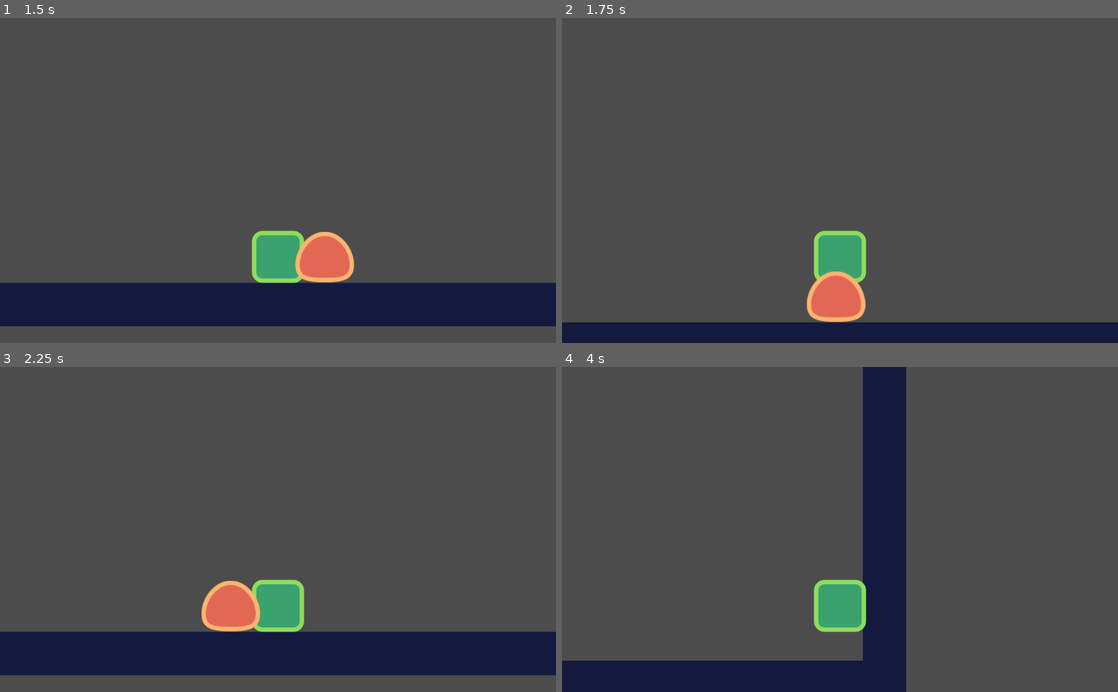
Above: before the commit, frames 1-4 (two rows, left to right).
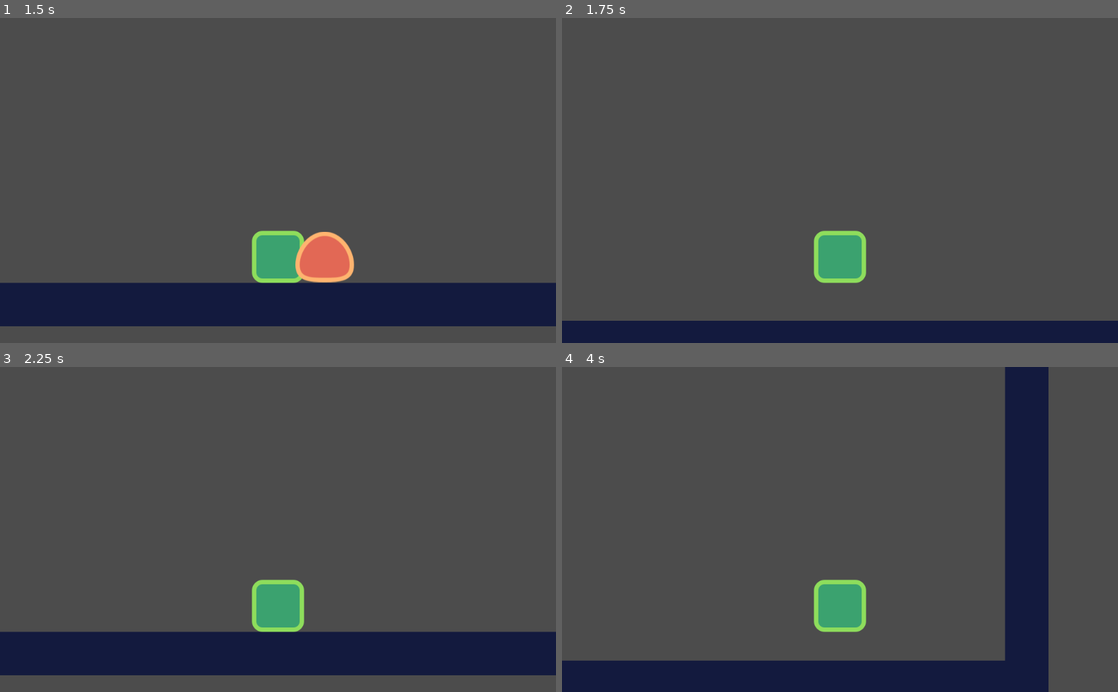
Above: after the commit, the same moments.

Repository: mai-soup/2DPlatformerGodot
Game: Godot game, scene res://src/Levels/LevelTemplate.tscn
Two runs of this game, one before a commit and one after it. Both use one fixed random seed, a clock stepped at 60 frames per second and the inputs below. The project has no main scene, so this scene is started directly.
Inputs:
- Up to frame 1 (1.5 s): tap Enter at 0.5 s; hold D (move_right) from 0.53 s (still down); tap W (jump) at 0.77 s
- Up to frame 2 (1.75 s): keep holding D (move_right); tap W (jump) at 1.52 s
- Up to frame 3 (2.25 s): release D (move_right) at 2.03 s; hold A (move_left) from 2.03 s (still down)
- Up to frame 4 (4 s): tap Space at 2.75 s; release A (move_left) at 2.78 s; hold D (move_right) from 2.78 s (still down); tap W (jump) at 3.02, 3.77 s

Frame 1 is identical in both runs. In frame 2, 1.8% of the frame differs, in the area x 0-100%, y 77-94%; in frame 3, 1.4%; in frame 4, 17%, in the area x 54-88%, y 0-100%.

Commit message:
make enemy killable by jumping on top of it

Diff:
--- a/src/Actors/Enemy.gd
+++ b/src/Actors/Enemy.gd
@@ -6,6 +6,15 @@
 	set_physics_process(false)
 	# initially move left, towards the player
 	_velocity.x = -speed.x
+
+func _on_StompDetector_body_entered(body: Node) -> void:
+	# if the player is below the detector, do nothing
+	if body.global_position.y > get_node("StompDetector").global_position.y:
+		return
+
+	# otherwise, make sure enemy can't be collided with and delete it
+	get_node("CollisionShape2D").disabled = true
+	queue_free()
 
 func _physics_process(delta: float) -> void:
 	# fall if not on ground
--- a/src/Actors/Enemy.tscn
+++ b/src/Actors/Enemy.tscn
@@ -1,10 +1,13 @@
-[gd_scene load_steps=4 format=2]
+[gd_scene load_steps=5 format=2]
 
 [ext_resource path="res://src/Actors/Enemy.gd" type="Script" id=1]
 [ext_resource path="res://assets/enemy.png" type="Texture" id=2]
 
 [sub_resource type="RectangleShape2D" id=1]
 extents = Vector2( 39.5, 36.5 )
+
+[sub_resource type="RectangleShape2D" id=2]
+extents = Vector2( 43.5, 8.75 )
 
 [node name="Enemy" type="KinematicBody2D"]
 collision_layer = 2
@@ -23,3 +26,15 @@
 position = Vector2( -1, -48 )
 scale = Vector2( 5.39809, 4.75959 )
 physics_process_parent = true
+
+[node name="StompDetector" type="Area2D" parent="."]
+modulate = Color( 0.188235, 0, 0.560784, 1 )
+position = Vector2( 0, -70 )
+collision_layer = 0
+monitorable = false
+
+[node name="CollisionShape2D" type="CollisionShape2D" parent="StompDetector"]
+position = Vector2( 0, -5 )
+shape = SubResource( 2 )
+
+[connection signal="body_entered" from="StompDetector" to="." method="_on_StompDetector_body_entered"]
